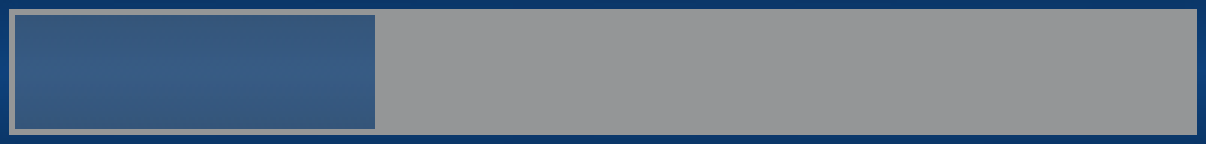
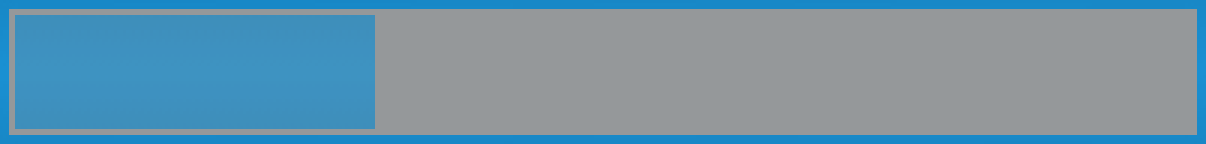
Layers edited between the first and the second 1206 × 144 image:
painted on "Жыжа" over [15, 15, 375, 129]
painted on "рамка" over [0, 0, 1206, 144]
painted on "поджопник синий" over [0, 0, 1197, 144]
